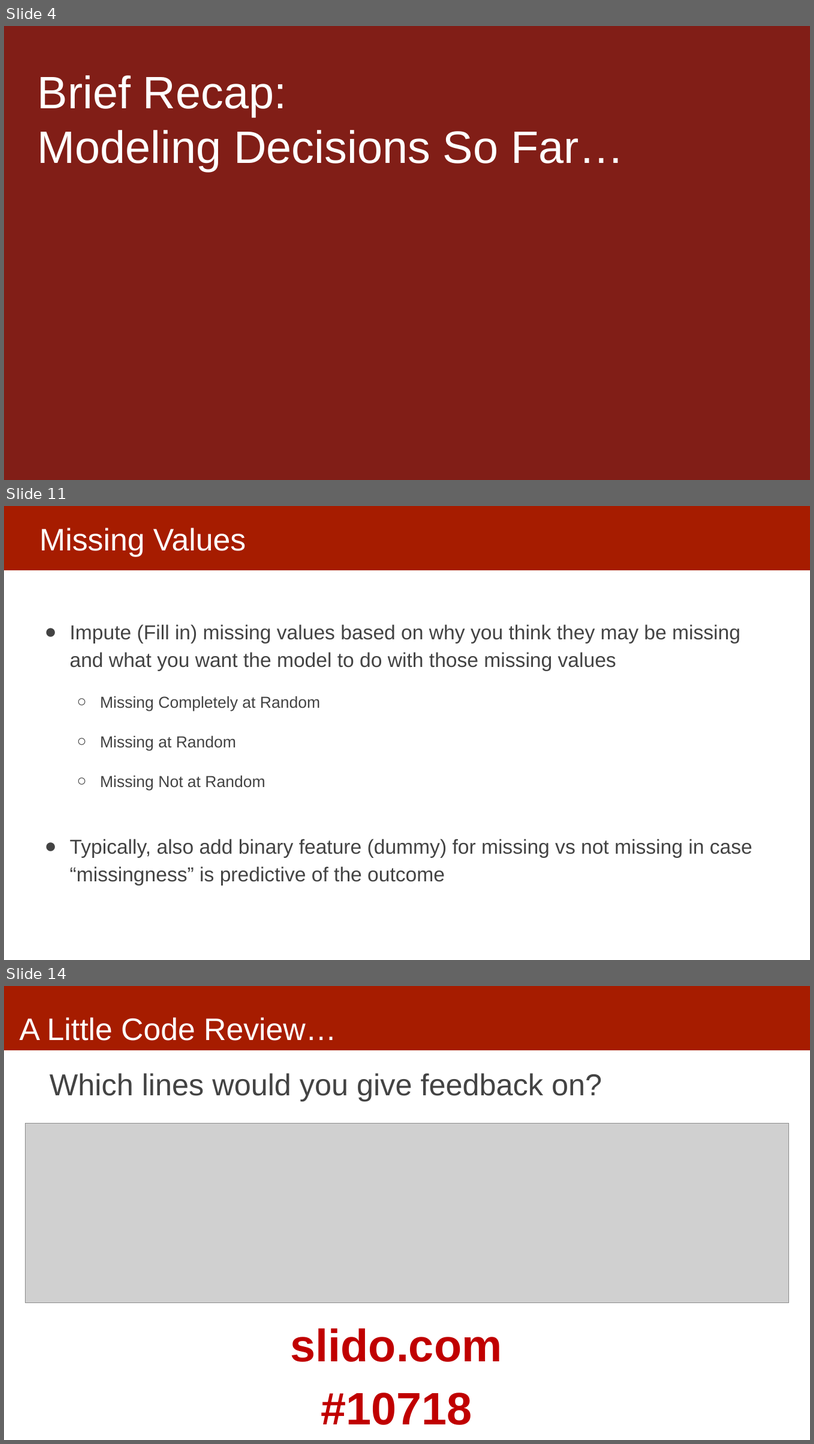
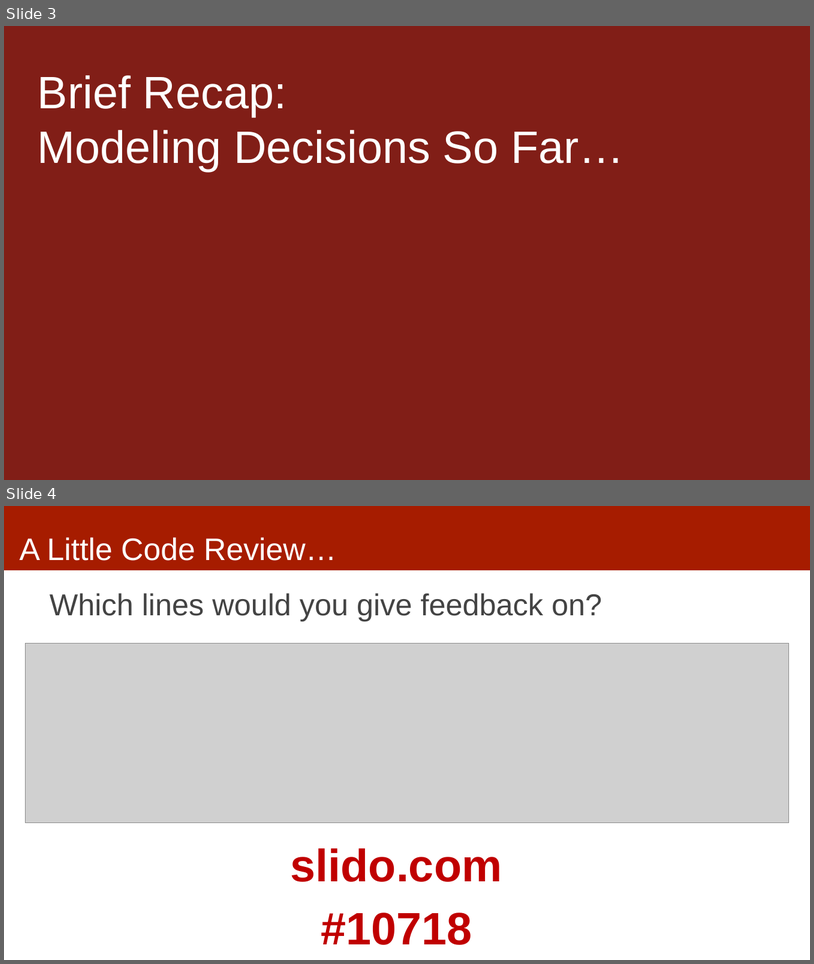
Before and after one commit to dssg/MLinPractice, a slide deck: Lectures/Lecture8-Machine-Learning-Pipelines.pptx. Shown one above the other, each under a label of ours: slides 4, 11 and 14 before the commit, slides 3 and 4 after it; the slides between them are not shown. The pictures are 814x1444 and 814x964 pixels, drawn with LibreOffice and Linux fonts; fonts in the diff are those of the drawing; grey boxes stand for pictures. Boxes give left, top, right and bottom in pixels: in the first picture for what was removed or moved away, otherwise in the second. Text is boxed around its words. In the diff, an @@ line names an element or a change of style, - is before the commit and + after.

```diff
--- a/Lectures/Lecture8-Machine-Learning-Pipelines.pptx
+++ b/Lectures/Lecture8-Machine-Learning-Pipelines.pptx
@@ slide 11 removed at bbox=[4, 506, 810, 960], background #FFFFFF; not listed: 1 template element that a slide beside it also shows @@
@@ title removed at bbox=[39, 528, 246, 557] @@
-Missing Values
@@ text removed at bbox=[70, 624, 753, 885] @@
-● Impute (Fill in) missing values based on why you think they may be missing and what you want the model to do with those missing values
-  ○ Missing Completely at Random
-  ○ Missing at Random
-  ○ Missing Not at Random
-● Typically, also add binary feature (dummy) for missing vs not missing in case “missingness” is predictive of the outcome
@@ what was slide 4 is now slide 3 @@
@@ what was slide 14 is now slide 4 @@
```
Also in this commit, not shown: 2 slides changed, 2 slides added, 9 other slides removed, 1 other file.
